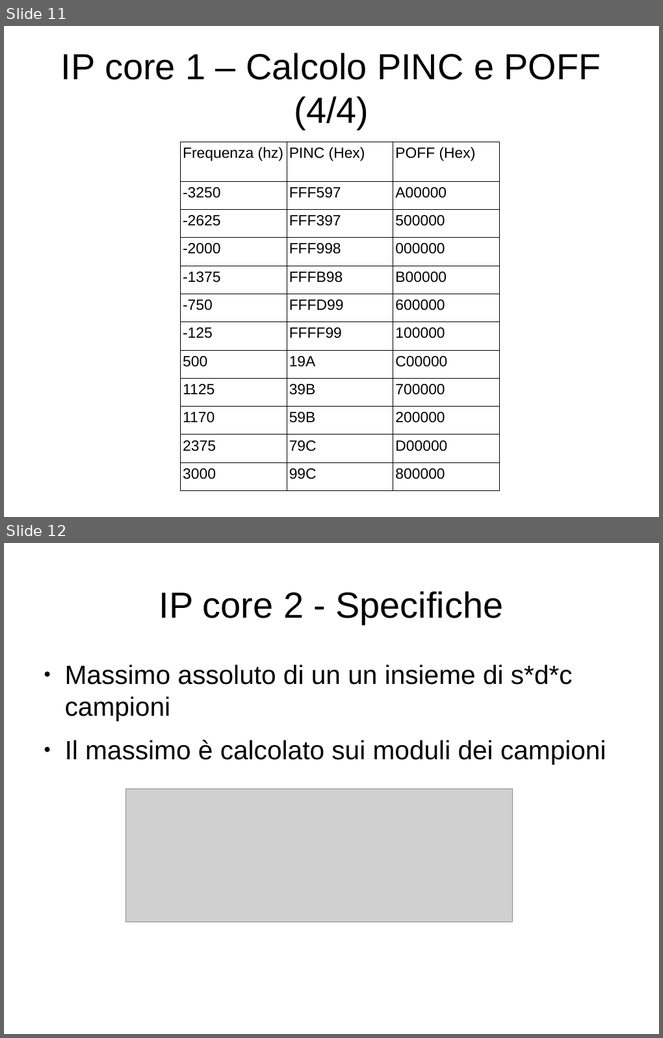
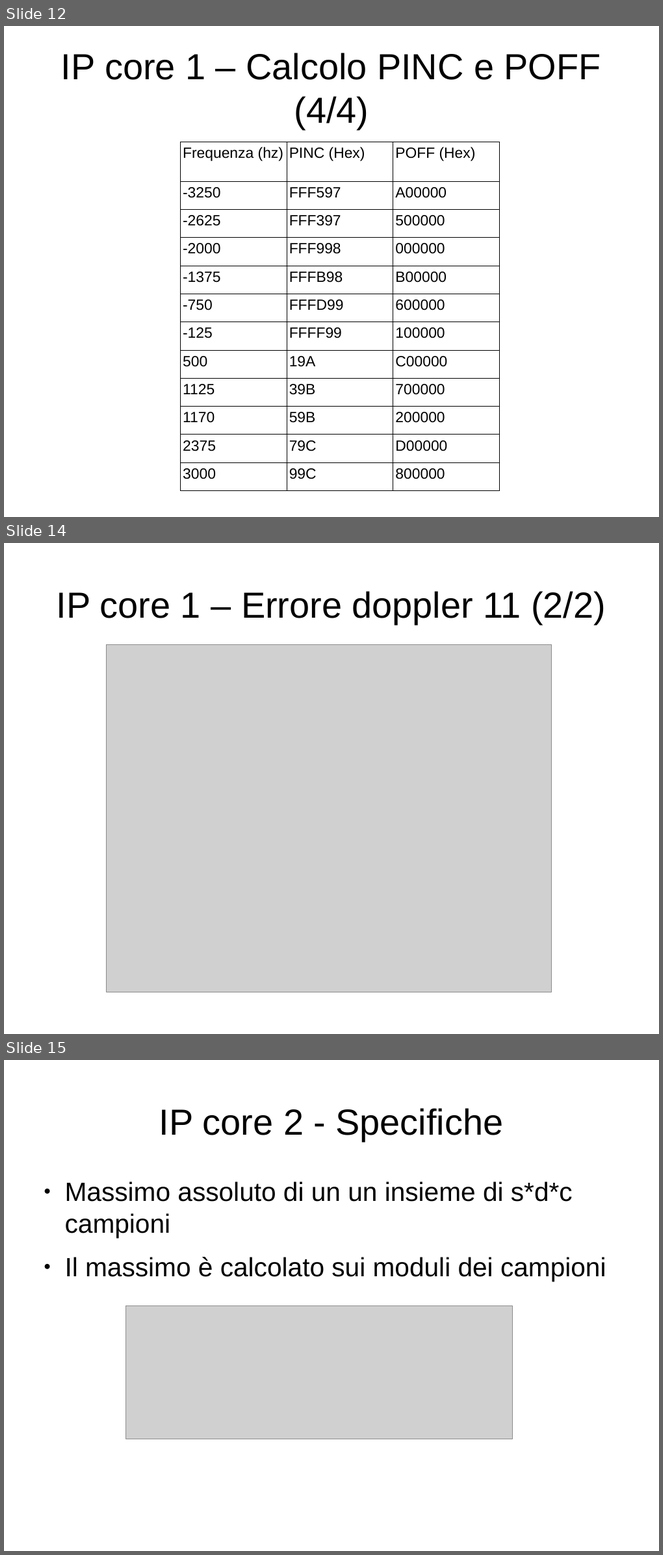
Before and after one commit to artic92/sistemi-embedded-task2, a slide deck: doc/presentazione.odp. Shown one above the other, each under a label of ours: slides 11 and 12 before the commit, slides 12, 14 and 15 after it; the slides between them are not shown. The pictures are 663x1038 and 663x1555 pixels, drawn with LibreOffice and Linux fonts; fonts in the diff are those of the drawing; grey boxes stand for pictures. Boxes give left, top, right and bottom in pixels: in the first picture for what was removed or moved away, otherwise in the second. Text is boxed around its words. In the diff, an @@ line names an element or a change of style, - is before the commit and + after.

```diff
--- a/doc/presentazione.odp
+++ b/doc/presentazione.odp
@@ slide 14 added at [4, 543, 659, 1034], background #FFFFFF @@
@@ title added at [57, 591, 606, 624], 44 pt, text #000000 @@
+IP core 1 – Errore doppler 11 (2/2)
@@ picture added at [106, 644, 552, 993] @@
@@ what was slide 11 is now slide 12 @@
@@ what was slide 12 is now slide 15 @@
```
Also in this commit, not shown: 5 slides changed, 6 other slides added, 2 slides removed.
